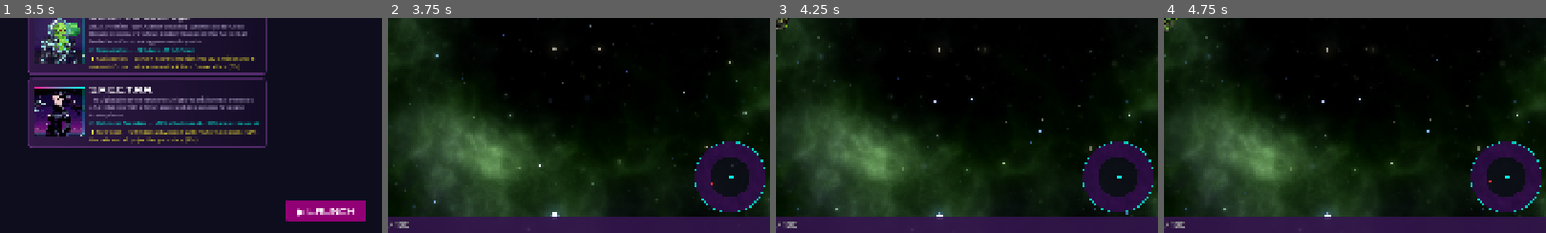
Above: before the commit, frames 1-4 (left to right).
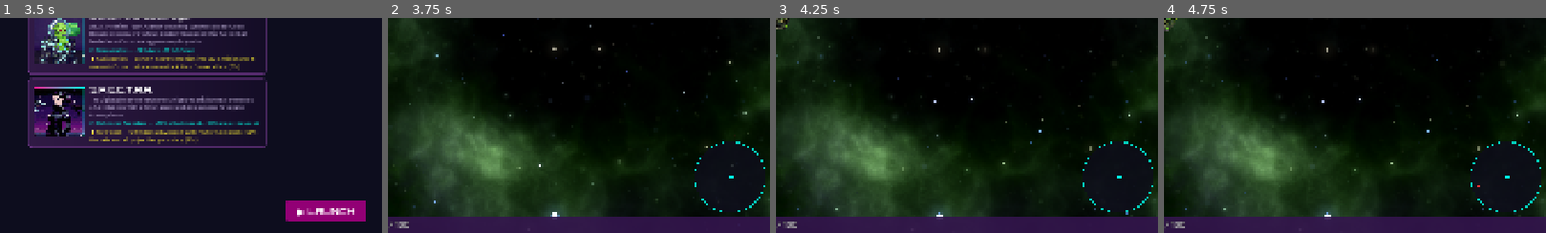
Above: after the commit, the same moments.

Repository: chalkbluffone/voidrift
Game: Godot game, scene res://scenes/ui/main_menu.tscn
Same seed, same stepped clock (60 frames per second), same inputs: the game is played once before the commit and once after it.
Inputs (mouse positions are % of the whole screen's width and height, from its top left):
- Up to frame 1 (3.5 s): click "▶ Play" at 0.5 s; click "[ESC] BACK" at 1.25 s; click "▶ Play" at 2 s; tap Enter (ui_accept) at 2.75, 3.02 s; move the mouse to (72, 45) at 2.77 s; hold Right (ui_right) from 2.78 s (still down); hold Q (captain_ability) from 2.78 s (still down); click (72, 45) at 2.92 s
- Up to frame 2 (3.75 s): release Right (ui_right) at 3.5 s; release Q (captain_ability) at 3.5 s; click "▶ LAUNCH" at 3.5 s
- Up to frame 3 (4.25 s): no input
- Up to frame 4 (4.75 s): drag from (30, 55) to (50, 50) at 4.27 s
The pictures show only the part of the screen within x 50-100%, y 50-100%; the shares and areas given below are measured in that part.

Frame 1 is identical in both runs. In frame 2, 3.3% of the frame differs, in the area x 80-99%, y 57-91%; in frame 3, 3.2%; in frame 4, 3.2%.

Commit message:
Refactor game configuration and logic for improved balance and tuning
- Updated GameConfig to centralize tuning constants for balance, progression, combat, camera, and UI.
- Enforced rule to never hardcode balance values in scripts; all constants must be referenced from GameConfig.
- Enhanced logic instructions to include guidelines for referencing GameConfig and what belongs in it.
- Improved enemy scaling and XP drop mechanics to utilize polynomial formulas for better gameplay balance.
- Adjusted minimap and fog of war settings for clearer visibility and smoother transitions.
- Refined shaders for fog of war and radiation belt to enhance visual effects and performance.
- Fixed various bugs related to input handling and visual elements in the UI.

Diff:
--- a/effects/snarky_comeback/snarky_comeback_spawner.gd
+++ b/effects/snarky_comeback/snarky_comeback_spawner.gd
@@ -38,7 +38,7 @@
 	direction = (nearest.global_position - spawn_pos).normalized()
 
 	# Purge dead references and enforce projectile count limit
-	_active_instances = _active_instances.filter(func(inst: Node) -> bool: return is_instance_valid(inst) and inst.is_inside_tree())
+	_active_instances = _active_instances.filter(func(inst) -> bool: return is_instance_valid(inst) and inst.is_inside_tree())
 	# Update max active from params if available (base + upgrades)
 	var max_count: int = int(params.get("projectile_count", _max_active))
 	if max_count < 1:
--- a/globals/game_config.gd
+++ b/globals/game_config.gd
@@ -342,9 +342,9 @@
 # MINIMAP / FOG OF WAR / FULL MAP
 # =============================================================================
 const MINIMAP_SIZE: float = 180.0              # Minimap diameter (pixels)
-const MINIMAP_VIEW_RANGE: float = 250.0       # World units visible beyond camera edge
+const MINIMAP_WORLD_RADIUS: float = 600.0     # World radius visible in minimap (smaller = zoomed in)
 const FULLMAP_SIZE: float = 800.0              # Full map overlay diameter (pixels)
 const FOG_GRID_SIZE: int = 128                 # Fog of war grid resolution
-const FOG_REVEAL_RADIUS: float = 600.0         # Radius revealed around player (world units)
+const FOG_REVEAL_RADIUS: float = 800.0         # Radius revealed around player (world units)
 const FOG_GLOW_INTENSITY: float = 0.6          # Brightness of fog neon glow (0.5 = dim, 3.0 = bright)
 const FOG_OPACITY: float = 0.5                 # Fog transparency (0.0 = invisible, 1.0 = fully opaque)
--- a/globals/settings_manager.gd
+++ b/globals/settings_manager.gd
@@ -145,6 +145,7 @@
 	var screen_origin: Vector2i = DisplayServer.screen_get_position(primary_display)
 	var screen_size: Vector2i = DisplayServer.screen_get_size(primary_display)
 	var win_size: Vector2i = DisplayServer.window_get_size()
+	@warning_ignore("integer_division")
 	var pos: Vector2i = screen_origin + (screen_size - win_size) / 2
 	DisplayServer.window_set_position(pos)
 
--- a/scripts/systems/arena_boundary.gd
+++ b/scripts/systems/arena_boundary.gd
@@ -10,7 +10,7 @@
 
 var _player: Node2D = null
 var _was_in_radiation: bool = false
-var _radiation_visual: ColorRect = null
+var _radiation_visual: Sprite2D = null
 var _radiation_material: ShaderMaterial = null
 
 
@@ -69,17 +69,23 @@
 		_player = players[0] as Node2D
 
 
-## Create the radiation belt visual (large ColorRect with shader).
+## Create the radiation belt visual (Sprite2D with shader for proper z-ordering).
 func _setup_visual() -> void:
-	_radiation_visual = ColorRect.new()
+	_radiation_visual = Sprite2D.new()
 	_radiation_visual.name = "RadiationVisual"
 
-	# Make base color fully transparent (shader handles all rendering)
-	_radiation_visual.color = Color(0, 0, 0, 0)
+	# Create a texture sized for proper UV mapping
+	# Using a small texture but setting region to get proper UV coordinates
+	var rect_size: Vector2 = Vector2(4096, 4096)
+	var tex_size: int = 64  # Small texture, shader does the work
+	var img: Image = Image.create(tex_size, tex_size, false, Image.FORMAT_RGBA8)
+	img.fill(Color.WHITE)
+	var tex: ImageTexture = ImageTexture.create_from_image(img)
+	_radiation_visual.texture = tex
 
-	# Size to viewport - this will follow the camera and we'll pass world coords
-	# We'll update position each frame to follow the player
-	_radiation_visual.size = Vector2(4096, 4096)  # Large enough to cover screen at any zoom
+	# Scale sprite to desired world size
+	_radiation_visual.scale = rect_size / Vector2(tex_size, tex_size)
+	_radiation_visual.centered = true
 
 	# Apply radiation belt shader
 	var shader: Shader = preload("res://shaders/radiation_belt.gdshader")
@@ -87,11 +93,11 @@
 	_radiation_material.shader = shader
 	_radiation_material.set_shader_parameter("arena_radius", GameConfig.ARENA_RADIUS)
 	_radiation_material.set_shader_parameter("belt_width", GameConfig.RADIATION_BELT_WIDTH)
-	_radiation_material.set_shader_parameter("rect_size", _radiation_visual.size)
+	_radiation_material.set_shader_parameter("rect_size", rect_size)
 	_radiation_visual.material = _radiation_material
 
-	# Set z_index to render behind most game objects but above starfield
-	_radiation_visual.z_index = -50
+	# Set z_index to render above most game elements but below UI
+	_radiation_visual.z_index = 10
 
 	add_child(_radiation_visual)
 
@@ -100,9 +106,8 @@
 	if _player == null or _radiation_visual == null:
 		return
 
-	# Keep the ColorRect centered on player so radiation belt renders correctly
-	var half_size: Vector2 = _radiation_visual.size * 0.5
-	_radiation_visual.global_position = _player.global_position - half_size
+	# Keep the Sprite2D centered on player so radiation belt renders correctly
+	_radiation_visual.global_position = _player.global_position
 
 	# Pass player world position to shader so it can calculate distances from arena center
 	if _radiation_material:
--- a/scripts/systems/fog_of_war.gd
+++ b/scripts/systems/fog_of_war.gd
@@ -1,15 +1,17 @@
 class_name FogOfWar
 extends RefCounted
 
-## FogOfWar - Manages binary fog of war state for the minimap.
+## FogOfWar - Manages fog of war state for the minimap.
 ## Tracks which cells of the arena have been explored by the player.
+## Stores gradient values for smooth edge transitions.
 
 var _grid_size: int = 128
 var _cell_size: float = 250.0  # World units per cell
-var _explored: PackedByteArray
+var _explored: PackedByteArray  # 0-255 gradient values
 var _fog_image: Image
 var _fog_texture: ImageTexture
 var _arena_radius: float = 16000.0
+var _fade_cells: int = 3  # Number of cells for edge gradient
 
 
 func _init() -> void:
@@ -62,20 +64,39 @@
 
 
 ## Reveal area around a world position with given radius.
+## Creates gradient edges for smooth fog transitions.
 func reveal_radius(world_pos: Vector2, radius: float) -> void:
 	var center_cell: Vector2i = _world_to_cell(world_pos)
-	var cell_radius: int = ceili(radius / _cell_size)
+	# Extend reveal range to include fade zone
+	var fade_radius: float = float(_fade_cells) * _cell_size
+	var total_radius: float = radius + fade_radius
+	var cell_radius: int = ceili(total_radius / _cell_size)
 
 	var changed: bool = false
 
 	for dy: int in range(-cell_radius, cell_radius + 1):
 		for dx: int in range(-cell_radius, cell_radius + 1):
 			var cell: Vector2i = center_cell + Vector2i(dx, dy)
+			if not _is_valid_cell(cell):
+				continue
 
-			# Check if within circular radius
+			# Calculate distance from reveal center
 			var cell_world: Vector2 = _cell_to_world(cell)
-			if cell_world.distance_to(world_pos) <= radius:
-				if _reveal_cell(cell):
+			var dist: float = cell_world.distance_to(world_pos)
+
+			# Calculate reveal value based on distance
+			var reveal_value: int = 0
+			if dist <= radius:
+				# Fully revealed
+				reveal_value = 255
+			elif dist <= total_radius:
+				# Gradient fade zone
+				var fade_t: float = (dist - radius) / fade_radius
+				reveal_value = int((1.0 - fade_t) * 255.0)
+
+			# Only update if new value is higher (never decrease revelation)
+			if reveal_value > 0:
+				if _update_cell_value(cell, reveal_value):
 					changed = true
 
 	if changed:
@@ -115,25 +136,31 @@
 	return cell.x >= 0 and cell.x < _grid_size and cell.y >= 0 and cell.y < _grid_size
 
 
-## Get explored state for a cell.
+## Get explored state for a cell (true if any exploration).
 func _get_cell_explored(cell: Vector2i) -> bool:
 	if not _is_valid_cell(cell):
 		return false
-	return _explored[_cell_to_index(cell)] > 0
+	return _explored[_cell_to_index(cell)] > 127  # Consider "explored" if over 50%
 
 
-## Set a cell as explored. Returns true if state changed.
-func _reveal_cell(cell: Vector2i) -> bool:
+## Update a cell's reveal value. Only increases, never decreases. Returns true if changed.
+func _update_cell_value(cell: Vector2i, value: int) -> bool:
 	if not _is_valid_cell(cell):
 		return false
 
 	var idx: int = _cell_to_index(cell)
-	if _explored[idx] > 0:
-		return false  # Already explored
+	if _explored[idx] >= value:
+		return false  # Already at or above this value
 
-	_explored[idx] = 255
-	_fog_image.set_pixel(cell.x, cell.y, Color.WHITE)
+	_explored[idx] = value
+	var color_val: float = float(value) / 255.0
+	_fog_image.set_pixel(cell.x, cell.y, Color(color_val, color_val, color_val, 1.0))
 	return true
+
+
+## Set a cell as fully explored. Returns true if state changed.
+func _reveal_cell(cell: Vector2i) -> bool:
+	return _update_cell_value(cell, 255)
 
 
 ## Update the texture from the image.
--- a/scripts/ui/minimap.gd
+++ b/scripts/ui/minimap.gd
@@ -20,7 +20,7 @@
 var _player: Node2D = null
 var _fog_of_war: RefCounted = null
 var _minimap_size: float = 180.0
-var _view_range: float = 250.0  # World units visible beyond camera edge
+var _world_radius: float = 1200.0  # World radius visible in minimap
 var _world_to_minimap_scale: float = 0.05
 
 var _fog_overlay: ColorRect = null
@@ -29,12 +29,11 @@
 
 func _ready() -> void:
 	_minimap_size = GameConfig.MINIMAP_SIZE
-	_view_range = GameConfig.MINIMAP_VIEW_RANGE
+	_world_radius = GameConfig.MINIMAP_WORLD_RADIUS
 
-	# Calculate scale: how many world units fit in minimap
-	# Camera view is roughly 1600px wide at default zoom, plus view_range on each side
-	var total_view_radius: float = 800.0 + _view_range  # Half camera + extra range
-	_world_to_minimap_scale = (_minimap_size * 0.5) / total_view_radius
+	# Calculate scale: world units to minimap pixels
+	# world_radius controls zoom - smaller value = more zoomed in
+	_world_to_minimap_scale = (_minimap_size * 0.5) / _world_radius
 
 	# Initialize fog of war
 	_fog_of_war = FogOfWarScript.new()
@@ -50,7 +49,7 @@
 	_setup_fog_overlay()
 
 	if FileLogger:
-		FileLogger.log_info("Minimap", "Initialized (size: %.0f, view_range: %.0f)" % [_minimap_size, _view_range])
+		FileLogger.log_info("Minimap", "Initialized (size: %.0f, world_radius: %.0f)" % [_minimap_size, _world_radius])
 
 
 func _setup_fog_overlay() -> void:
@@ -86,7 +85,7 @@
 
 		# Update fog texture for shader
 		if _fog_material:
-			var fog_tex: ImageTexture = _fog_of_war.get_texture(_player.global_position, _view_range + 800.0)
+			var fog_tex: ImageTexture = _fog_of_war.get_texture(_player.global_position, _world_radius)
 			_fog_material.set_shader_parameter("fog_texture", fog_tex)
 
 	# Redraw every frame
--- a/scripts/ui/ship_select.gd
+++ b/scripts/ui/ship_select.gd
@@ -79,7 +79,9 @@
 func _input(event: InputEvent) -> void:
 	if event.is_action_pressed("ui_cancel"):
 		_on_back_pressed()
-		get_viewport().set_input_as_handled()
+		var vp: Viewport = get_viewport()
+		if vp:
+			vp.set_input_as_handled()
 
 
 # ---------------------------------------------------------------------------
--- a/shaders/fog_of_war.gdshader
+++ b/shaders/fog_of_war.gdshader
@@ -3,10 +3,12 @@
 // Fog of War Shader - neon purple gas effect over unexplored areas.
 // Uses fog texture where black = unexplored, white = explored.
 
-uniform sampler2D fog_texture : filter_nearest, repeat_disable;
+uniform sampler2D fog_texture : filter_linear, repeat_disable;
 uniform float fog_opacity : hint_range(0.0, 1.0) = 0.9;
-uniform float noise_scale : hint_range(1.0, 100.0) = 15.0;
-uniform float noise_speed : hint_range(0.0, 2.0) = 0.4;
+uniform float noise_scale : hint_range(1.0, 100.0) = 12.0;
+uniform float noise_speed : hint_range(0.0, 2.0) = 0.3;
+uniform float fog_edge_blur : hint_range(0.0, 0.2) = 0.04;  // Light blur since texture has gradients
+uniform float edge_dissolve : hint_range(0.0, 0.5) = 0.15;   // Noise-based edge dissolution
 
 // Neon purple/pink synthwave colors
 uniform vec4 fog_color_bright : source_color = vec4(0.8, 0.2, 1.0, 1.0);   // Bright magenta
@@ -46,17 +48,29 @@
 	return value;
 }
 
+// Sample fog texture with blur for soft edges
+float sample_fog_blurred(vec2 uv, float blur_radius) {
+	float total = 0.0;
+	float weight_sum = 0.0;
+
+	// 5x5 gaussian-weighted blur for smoother edges
+	for (int x = -2; x <= 2; x++) {
+		for (int y = -2; y <= 2; y++) {
+			vec2 offset = vec2(float(x), float(y)) * blur_radius * 0.5;
+			float weight = 1.0 / (1.0 + length(vec2(float(x), float(y))));
+			total += texture(fog_texture, uv + offset).r * weight;
+			weight_sum += weight;
+		}
+	}
+
+	return total / weight_sum;
+}
+
 void fragment() {
-	// Sample the fog texture (black = unexplored, white = explored)
-	float explored = texture(fog_texture, UV).r;
+	// Sample the fog texture with blur for soft edges
+	float explored = sample_fog_blurred(UV, fog_edge_blur);
 
-	// Calculate fog visibility (invert: 1 = show fog, 0 = clear)
-	float fog_visibility = 1.0 - explored;
-
-	// Apply soft edge transition
-	fog_visibility = smoothstep(0.0, 0.4, fog_visibility);
-
-	// Add animated noise for gas/plasma effect
+	// Add animated noise for gas/plasma effect (calculate early for edge dissolve)
 	vec2 noise_uv = UV * noise_scale + vec2(TIME * noise_speed, TIME * noise_speed * 0.6);
 	float gas_noise = fbm(noise_uv);
 
@@ -67,21 +81,28 @@
 	// Combine noise layers
 	float combined_noise = (gas_noise + gas_noise2) * 0.5;
 
+	// Calculate fog visibility (invert: 1 = show fog, 0 = clear)
+	float fog_visibility = 1.0 - explored;
+
+	// Apply noise-based edge dissolution for organic "dissipating" look
+	// Noise pushes the edge in and out, creating wispy tendrils
+	float dissolve_threshold = edge_dissolve * (combined_noise * 2.0 - 1.0);
+	fog_visibility = fog_visibility + dissolve_threshold * 0.4;
+
+	// Very wide smoothstep for gradual fade (no hard edges)
+	fog_visibility = smoothstep(-0.1, 0.8, fog_visibility);
+
 	// Pulsing glow effect
 	float pulse = sin(TIME * 2.0 + combined_noise * 4.0) * 0.15 + 0.85;
 
 	// Mix neon colors based on noise for plasma effect
 	vec4 fog_color = mix(fog_color_glow, fog_color_bright, combined_noise * pulse);
 
-	// Add bright edges where fog meets explored areas (neon glow at boundaries)
-	float edge_glow = smoothstep(0.3, 0.6, fog_visibility) * (1.0 - smoothstep(0.6, 0.9, fog_visibility));
-	fog_color.rgb += edge_glow * fog_color_bright.rgb * 0.5;
-
 	// Apply glow intensity
 	fog_color.rgb *= glow_intensity;
 
-	// Modulate visibility with noise for wispy gas effect
-	float final_visibility = fog_visibility * (0.6 + combined_noise * 0.4);
+	// Simple fade - visibility directly controls alpha, no edge glow ring
+	float final_visibility = fog_visibility * (0.7 + combined_noise * 0.3);
 
 	// Apply circular mask to clip fog to map bounds
 	vec2 centered = UV - vec2(0.5);
--- a/shaders/radiation_belt.gdshader
+++ b/shaders/radiation_belt.gdshader
@@ -31,12 +31,6 @@
 	// Check if we're in the belt zone
 	float in_belt = smoothstep(inner_edge - 50.0, inner_edge, dist_from_center) *
 	                (1.0 - smoothstep(outer_edge, outer_edge + 50.0, dist_from_center));
-
-	// If not in belt zone, output fully transparent
-	if (in_belt < 0.001) {
-		COLOR = vec4(0.0);
-		return;
-	}
 
 	// Intensity increases toward outer edge (0 at inner, 1 at outer)
 	float belt_t = clamp((dist_from_center - inner_edge) / belt_width, 0.0, 1.0);
@@ -78,9 +72,10 @@
 	float alpha = belt_t * belt_t; // Quadratic ramp for softer transition
 	alpha *= (0.5 + pulse * 0.5); // Pulse modulation
 
-	// Edge fade at outer boundary (in_belt already calculated above)
+	// Edge fade at outer boundary
 	float outer_fade = 1.0 - smoothstep(outer_edge - 50.0, outer_edge + 50.0, dist_from_center);
 
+	// Final alpha includes in_belt mask (transparent outside belt zone)
 	final_color.a = alpha * in_belt * outer_fade;
 
 	// Boost RGB for HDR glow
Not shown, changed: .github/agents/architect.agent.md
Not shown, changed: .github/copilot-instructions.md
Not shown, changed: .github/instructions/logic.instructions.md
Not shown, changed: .github/instructions/shaders.instructions.md
